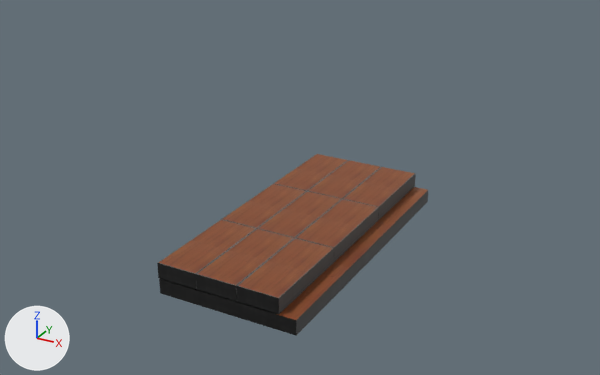
A saved change to the Blender file stage00/stage00.blend.
The view is the same before and after, from a camera (50 mm lens) standing at (19.6, -32.0, 17.7) and looking at (1.8, 0.3, 1.6). Lighting does not change. The marker at lower left points along +X, +Y and +Z.

Names of what the first picture shows: 'Wood-Floor', 'Wood-Floor-Base'.
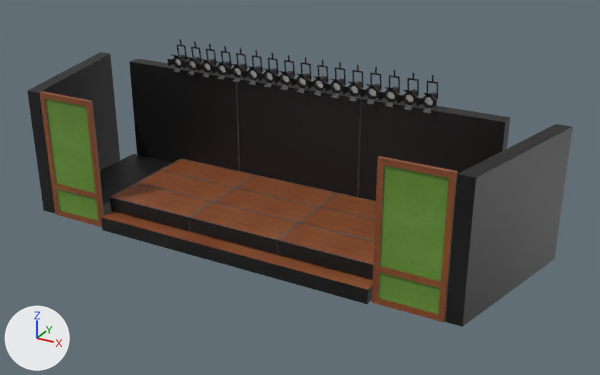
Pixel boxes (x1, y1, x2, y2) of what changed, in the pictures (600 x 375 px):
'Back-Wall-Panel', added (black)
    after: (129, 59, 510, 201)
'Wood-Floor', moved, turned
    before: (157, 154, 416, 314)
    after: (110, 158, 376, 280)
'Cube', added
    after: (27, 52, 573, 327)
'Butai-Sode', added
    after: (39, 91, 458, 323)
'Wood-Floor-Base', moved, turned
    before: (159, 187, 428, 336)
    after: (101, 211, 373, 304)
'Cylinder', added
    after: (167, 39, 438, 114)

What the commit changed:
Mesh me_cube_003 is new.
It has 30 vertices, 25 faces and spans x 7.46..10.69, y -3.6..2.9, z -1.12..5.55.
It uses material mat_stage00_png (picture img_stage00_png).
Mesh me_cube_004 is new.
It is a box spanning x -5.64..1.4, y 3.12..3.89, z -1.0..5.52.
It uses material mat_stage00_png (picture img_stage00_png).
Mesh me_cube_005 is new.
It has 8 vertices, 6 faces and spans x 10.75..13.41, y -3.62..3.97, z -1.05..5.52.
It uses material mat_stage00_png (picture img_stage00_png).
Mesh me_cylinder is new.
It has 78 vertices, 65 faces and spans x -7.56..-6.61, y 2.61..3.6, z 5.49..7.14.
It uses material mat_stage00_png (picture img_stage00_png).
Object 'Wood-Floor-Base' (ob_wood_floor_base) moves from (0.0, 0.0, 0.0) to (-0.02, 2.04, 0.0).
Object 'Wood-Floor-Base' (ob_wood_floor_base) turns from (0, 0, 0) to (0, 0, -90) degrees about x, y and z.
Object 'Wood-Floor' (ob_wood_floor) moves from (0.0, -4.89, 0.0) to (-4.91, 2.04, 0.0).
Object 'Wood-Floor' (ob_wood_floor) turns from (0, 0, 0) to (0, 0, -90) degrees about x, y and z.
Object 'Butai-Sode' (ob_butai_sode) is new; it shows me_cube_003.
Its location is (0.0, 0.0, 0.0).
It gains a MIRROR modifier named 'Mirror'.
Object 'Back-Wall-Panel' (ob_back_wall_panel) is new; it shows me_cube_004.
Its location is (-4.95, 0.0, 0.0).
It gains a ARRAY modifier named 'Array'.
Modifier setting: count = 3.
Modifier setting: constant_offset_displace = (0.0, 0.0, 0.0).
Modifier setting: relative_offset_displace = (1.01, 0.0, 0.0).
Object 'Cube' (ob_cube) is new; it shows me_cube_005.
Its location is (0.0, 0.0, 0.0).
It gains a MIRROR modifier named 'Mirror'.
Object 'Cylinder' (ob_cylinder) is new; it shows me_cylinder.
Its location is (0.0, 0.0, 0.0).
It gains a ARRAY modifier named 'Array'.
Modifier setting: count = 16.
Modifier setting: constant_offset_displace = (0.0, 0.0, 0.0).
